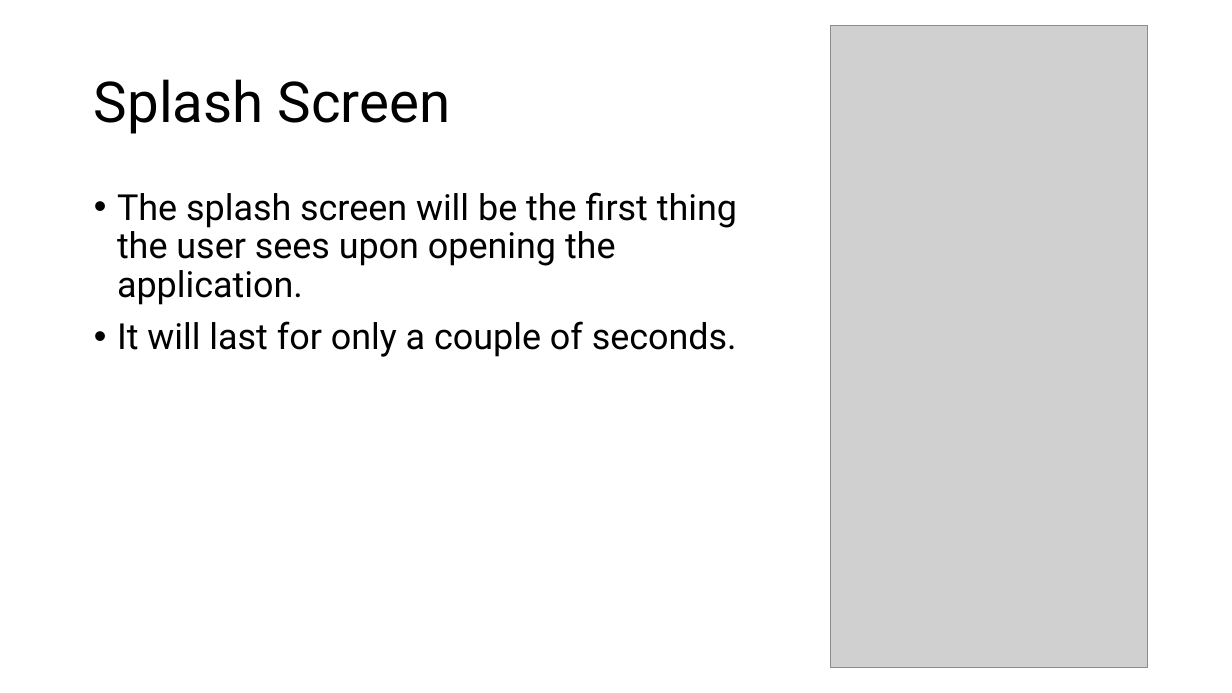
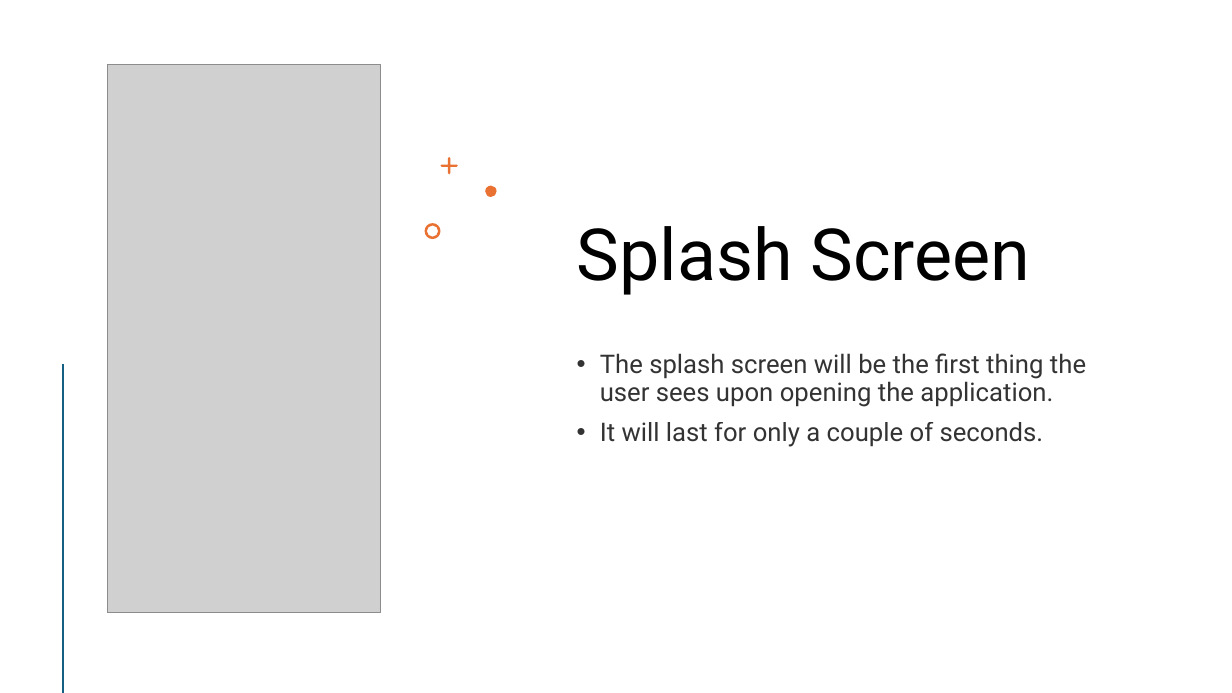
Before and after one commit to gennarofinelli/AppDev2Project, a slide deck: slide 3 of BloodLife Presentation.pptx. Drawn at 1232x693 pixels with LibreOffice and Linux fonts; fonts in the diff are those of the drawing; grey boxes stand for pictures. Boxes give left, top, right and bottom in pixels: in the first picture for what was removed or moved away, otherwise in the second. Text is boxed around its words. In the diff, an @@ line names an element or a change of style, - is before the commit and + after.

```diff
--- a/BloodLife Presentation.pptx
+++ b/BloodLife Presentation.pptx
@@ picture removed at [831, 25, 1148, 668] @@
@@ picture added at [107, 64, 380, 613] @@
@@ title "Splash Screen": place and size @@
-title "Splash Screen" at [94, 79, 451, 134]
+title "Splash Screen" at [577, 226, 1031, 295]
@@ title "Splash Screen" at [577, 226, 1031, 295]: size 44 to 56 pt; vertical alignment middle to bottom @@
@@ freeform shape added at [441, 157, 458, 175], fill #E97132 @@
@@ freeform shape added at [485, 186, 496, 197], fill #E97132 @@
@@ freeform shape added at [425, 224, 441, 239], fill #E97132 @@
@@ text "The splash screen will be ...": place and size @@
-text "The splash screen will be ..." at [117, 192, 737, 357]
+text "The splash screen will be ..." at [600, 353, 1086, 447]
@@ text "The splash screen will be ..." at [600, 353, 1086, 447]: size 28 to 20 pt, text colour #000000 to #000000 at 80% opacity @@
@@ line added from (63, 365) to (63, 692), #E97132 2 pt @@
```
Also in this commit, not shown: 11 other slides changed, 1 slide added.
